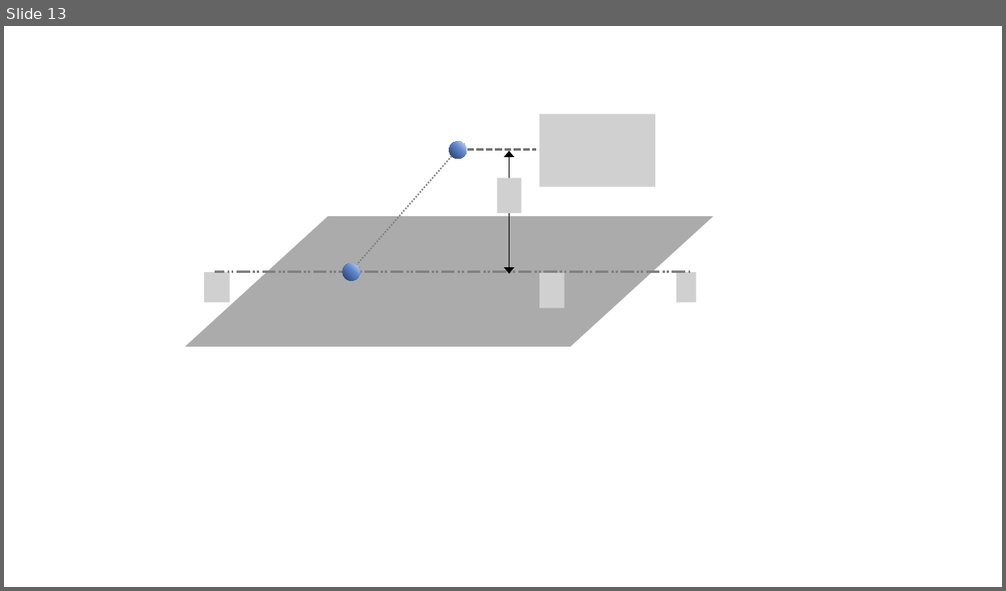
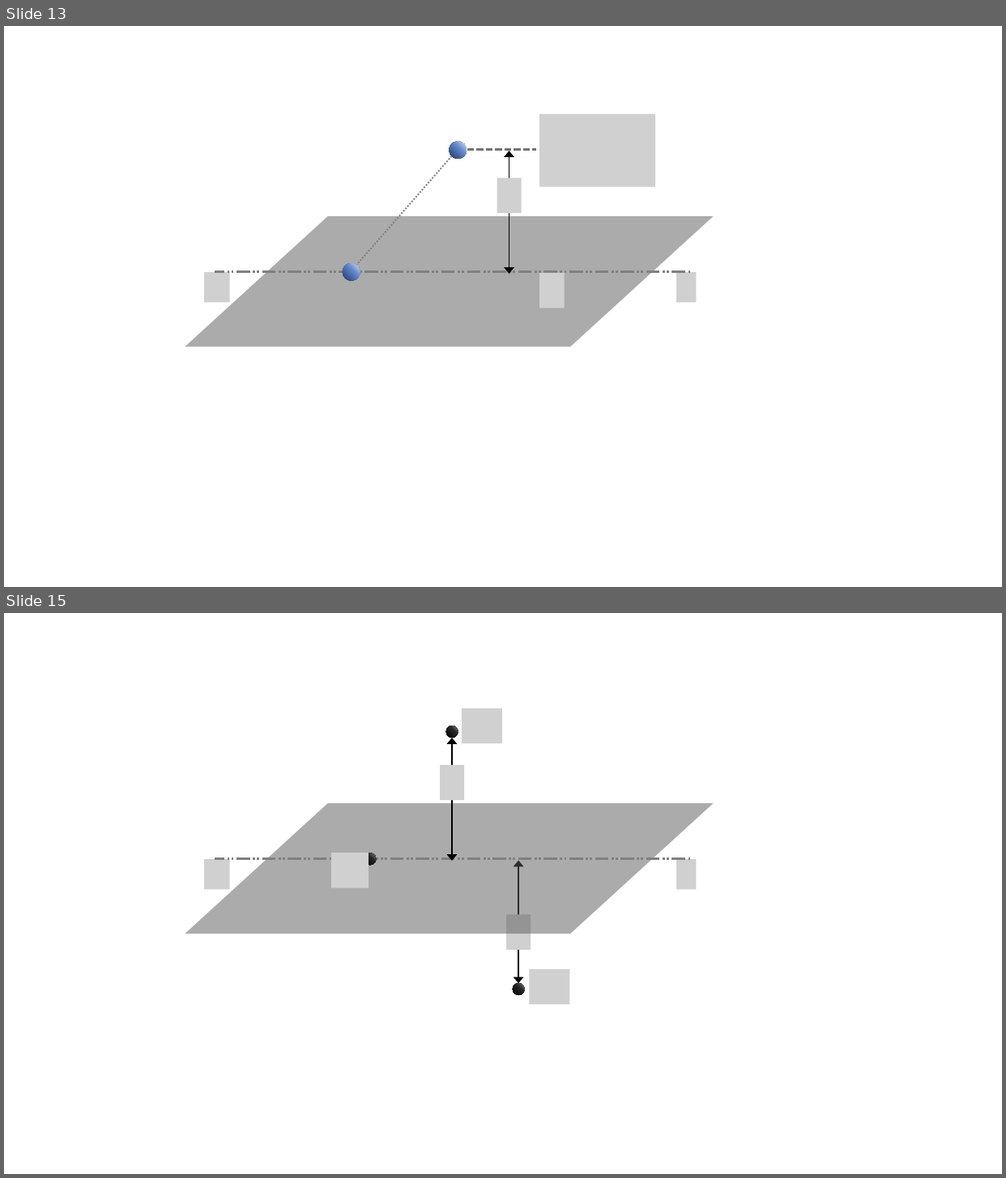
Before and after one commit to pararover/PHY0500304_Heat-and-Thermodynamics, a slide deck: U1-Distribution-of-Velocities/figures/all-figs.pptx. Shown one above the other, each under a label of ours: slide 13 before the commit, slides 13 and 15 after it; the slides between them are not shown. The pictures are 1006x591 and 1006x1178 pixels, drawn with LibreOffice and Linux fonts; fonts in the diff are those of the drawing; grey boxes stand for pictures. Boxes give left, top, right and bottom in pixels: in the first picture for what was removed or moved away, otherwise in the second. Text is boxed around its words. In the diff, an @@ line names an element or a change of style, - is before the commit and + after.

```diff
--- a/U1-Distribution-of-Velocities/figures/all-figs.pptx
+++ b/U1-Distribution-of-Velocities/figures/all-figs.pptx
@@ slide 15 added at box(4, 613, 1002, 1174), background #FFFFFF @@
@@ picture added at box(462, 708, 502, 743) @@
@@ ellipse added at box(446, 726, 458, 738), fill gradient #808080 to #262626 to #000000 @@
@@ double arrow added from (452, 738) to (452, 861), #000000 1.5 pt @@
@@ picture added at box(440, 765, 464, 800) @@
@@ parallelogram added at box(185, 803, 714, 934), fill #595959 at 50% opacity @@
@@ freeform shape added at box(215, 855, 691, 859), outline #808080 2.25 pt dashed @@
@@ picture added at box(331, 853, 368, 888) @@
@@ ellipse added at box(364, 854, 376, 865), fill gradient #808080 to #262626 to #000000 @@
@@ picture added at box(204, 859, 229, 889) @@
@@ double arrow added from (518, 861) to (518, 983), #000000 1.5 pt @@
@@ picture added at box(676, 859, 696, 889) @@
@@ picture added at box(506, 914, 531, 950) @@
@@ picture added at box(530, 969, 570, 1004) @@
@@ ellipse added at box(513, 983, 524, 995), fill gradient #808080 to #262626 to #000000 @@
```
Also in this commit, not shown: 1 slide changed, 1 other slide added, 5 other files.
